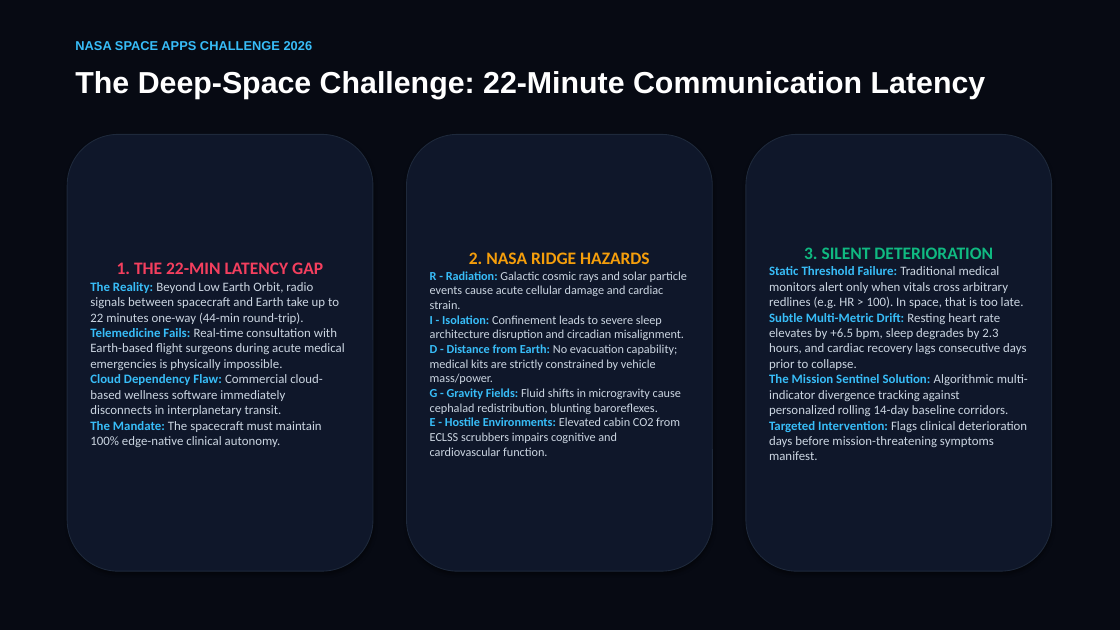
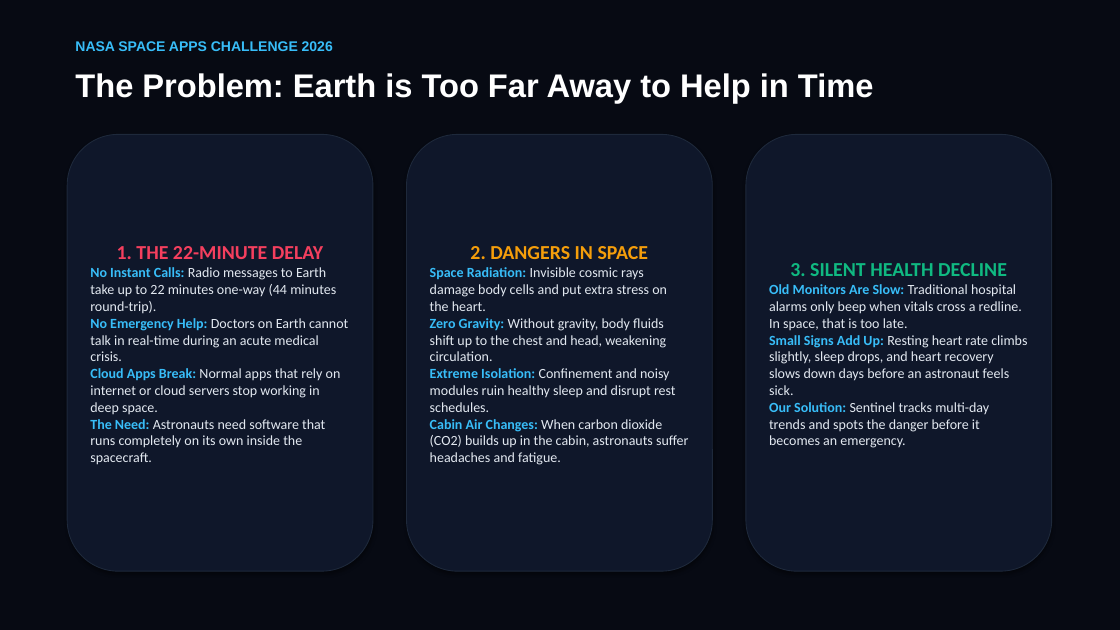
Before and after one commit to Muntazir-Haider/nase-space-app-hackaton, a slide deck: slide 2 of Mission_Sentinel_NASA_Pitch_Deck.pptx. Drawn at 1120x630 pixels with LibreOffice and Linux fonts; fonts in the diff are those of the drawing. Boxes give left, top, right and bottom in pixels: in the first picture for what was removed or moved away, otherwise in the second. Text is boxed around its words. In the diff, an @@ line names an element or a change of style, - is before the commit and + after.

Commit message:
refactor(presentation): simplify slide wording and enlarge fonts for rapid judging readability

```diff
--- a/Mission_Sentinel_NASA_Pitch_Deck.pptx
+++ b/Mission_Sentinel_NASA_Pitch_Deck.pptx
@@ text "NASA SPACE APPS CHALLENGE 2026" at (x1=75, y1=41, x2=333, y2=51): size 11 to 12 pt @@
@@ text at (x1=75, y1=73, x2=874, y2=103): text changed; size 26 to 28 pt @@
-The Deep-Space Challenge: 22-Minute Communication Latency
+The Problem: Earth is Too Far Away to Help in Time
@@ text in rounded rectangle at (x1=90, y1=246, x2=348, y2=465): text changed; size 11 to 12 pt; text colour #CBD5E1 to #E2E8F0 @@
-1. THE 22-MIN LATENCY GAP
-The Reality: Beyond Low Earth Orbit, radio signals between spacecraft and Earth take up to 22 minutes one-way (44-min round-trip).
-Telemedicine Fails: Real-time consultation with Earth-based flight surgeons during acute medical emergencies is physically impossible.
-Cloud Dependency Flaw: Commercial cloud-based wellness software immediately disconnects in interplanetary transit.
-The Mandate: The spacecraft must maintain 100% edge-native clinical autonomy.
+1. THE 22-MINUTE DELAY
+No Instant Calls: Radio messages to Earth take up to 22 minutes one-way (44 minutes round-trip).
+No Emergency Help: Doctors on Earth cannot talk in real-time during an acute medical crisis.
+Cloud Apps Break: Normal apps that rely on internet or cloud servers stop working in deep space.
+The Need: Astronauts need software that runs completely on its own inside the spacecraft.
@@ text in rounded rectangle at (x1=430, y1=246, x2=688, y2=465): text changed; size 10.5 to 12 pt; text colour #CBD5E1 to #E2E8F0 @@
-2. NASA RIDGE HAZARDS
-R - Radiation: Galactic cosmic rays and solar particle events cause acute cellular damage and cardiac strain.
-I - Isolation: Confinement leads to severe sleep architecture disruption and circadian misalignment.
-D - Distance from Earth: No evacuation capability; medical kits are strictly constrained by vehicle mass/power.
-G - Gravity Fields: Fluid shifts in microgravity cause cephalad redistribution, blunting baroreflexes.
-E - Hostile Environments: Elevated cabin CO2 from ECLSS scrubbers impairs cognitive and cardiovascular function.
+2. DANGERS IN SPACE
+Space Radiation: Invisible cosmic rays damage body cells and put extra stress on the heart.
+Zero Gravity: Without gravity, body fluids shift up to the chest and head, weakening circulation.
+Extreme Isolation: Confinement and noisy modules ruin healthy sleep and disrupt rest schedules.
+Cabin Air Changes: When carbon dioxide (CO2) builds up in the cabin, astronauts suffer headaches and fatigue.
@@ text in rounded rectangle at (x1=769, y1=263, x2=1027, y2=448): text changed; size 11 to 12 pt; text colour #CBD5E1 to #E2E8F0 @@
-3. SILENT DETERIORATION
-Static Threshold Failure: Traditional medical monitors alert only when vitals cross arbitrary redlines (e.g. HR > 100). In space, that is too late.
-Subtle Multi-Metric Drift: Resting heart rate elevates by +6.5 bpm, sleep degrades by 2.3 hours, and cardiac recovery lags consecutive days prior to collapse.
-The Mission Sentinel Solution: Algorithmic multi-indicator divergence tracking against personalized rolling 14-day baseline corridors.
-Targeted Intervention: Flags clinical deterioration days before mission-threatening symptoms manifest.
+3. SILENT HEALTH DECLINE
+Old Monitors Are Slow: Traditional hospital alarms only beep when vitals cross a redline. In space, that is too late.
+Small Signs Add Up: Resting heart rate climbs slightly, sleep drops, and heart recovery slows down days before an astronaut feels sick.
+Our Solution: Sentinel tracks multi-day trends and spots the danger before it becomes an emergency.
```
Also in this commit, not shown: 6 other slides changed, 1 other file.
